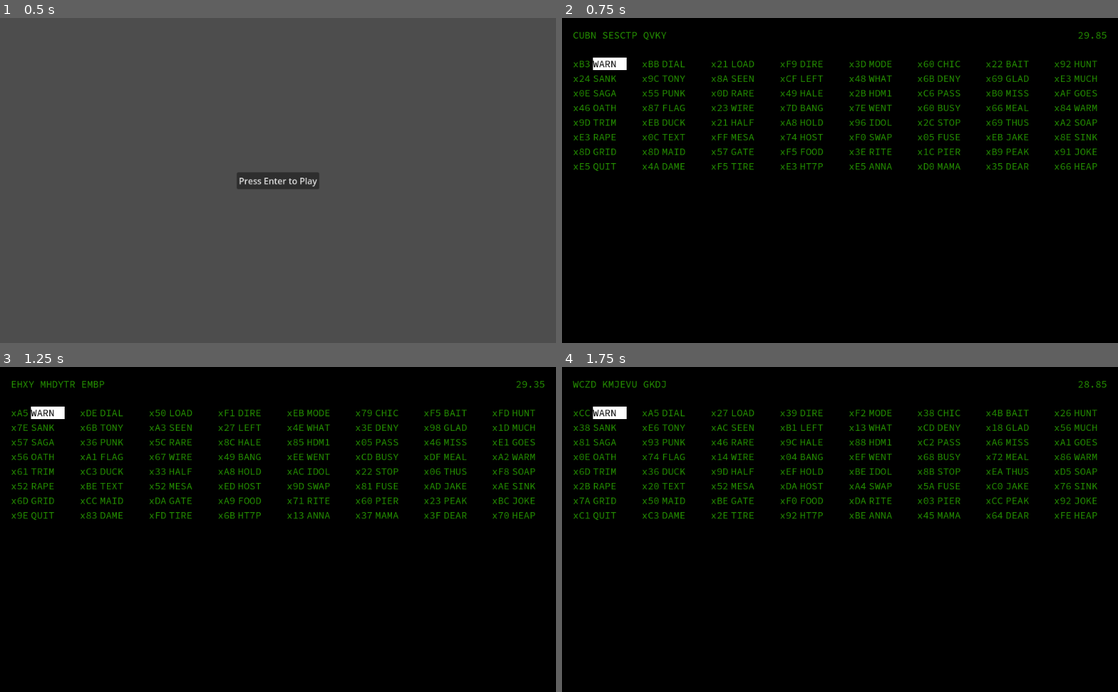
Above: before the commit, frames 1-4 (two rows, left to right).
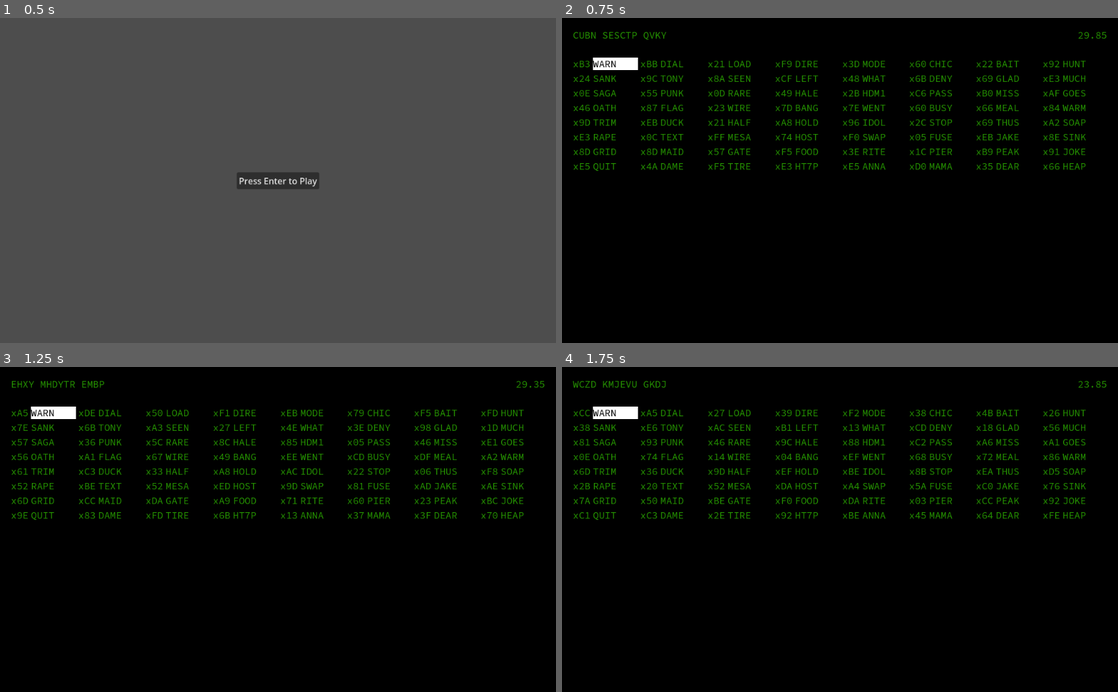
Above: after the commit, the same moments.

Repository: AlgorithmJuice/CodeBreaker
Game: Godot game, scene res://scenes/menu.tscn
Two runs of this game, one before a commit and one after it. Both use one fixed random seed, a clock stepped at 60 frames per second and the inputs below.
Inputs:
- Up to frame 1 (0.5 s): no input
- Up to frame 2 (0.75 s): click "Press Enter to Play" at 0.5 s
- Up to frame 3 (1.25 s): no input
- Up to frame 4 (1.75 s): click "WARN" at 1.25 s

Frame 1 is identical in both runs. In frame 2, 5.7% of the frame differs, in the area x 11-97%, y 12-47%; in frame 3, 5.7%; in frame 4, 5.7%.

Commit message:
added password selection logic

Diff:
--- /dev/null
+++ b/nodes/leet_button.tscn
@@ -0,0 +1,16 @@
+[gd_scene load_steps=4 format=3 uid="uid://dcxlmt5wivnct"]
+
+[ext_resource type="PackedScene" uid="uid://d0itxsbroohia" path="res://nodes/passcode_button.tscn" id="1_c4kma"]
+
+[sub_resource type="StyleBoxFlat" id="StyleBoxFlat_pc1gi"]
+bg_color = Color(0.956863, 0, 0, 1)
+
+[sub_resource type="StyleBoxFlat" id="StyleBoxFlat_0u3fh"]
+bg_color = Color(0.956863, 0, 0, 1)
+
+[node name="Container" instance=ExtResource("1_c4kma")]
+
+[node name="PasscodeButton" parent="." index="1"]
+theme_override_colors/font_disabled_color = Color(1, 0, 0, 0.498039)
+theme_override_styles/hover = SubResource("StyleBoxFlat_pc1gi")
+theme_override_styles/focus = SubResource("StyleBoxFlat_0u3fh")
--- a/scenes/game.tscn
+++ b/scenes/game.tscn
@@ -16,6 +16,7 @@
 num_words = 64
 num_leet = 2
 round_time = 30.0
+time_penalty = 5
 
 [node name="Background" type="ColorRect" parent="."]
 layout_mode = 1
@@ -27,10 +28,15 @@
 color = Color(0, 0, 0, 1)
 
 [node name="MarginContainer" type="MarginContainer" parent="."]
+layout_direction = 1
 layout_mode = 1
-anchors_preset = 15
+anchors_preset = -1
 anchor_right = 1.0
 anchor_bottom = 1.0
+offset_left = 20.0
+offset_top = 20.0
+offset_right = -20.0
+offset_bottom = -20.0
 grow_horizontal = 2
 grow_vertical = 2
 
@@ -62,7 +68,6 @@
 
 [node name="MatrixContainer" type="GridContainer" parent="MarginContainer/VerticalContainer"]
 layout_mode = 2
-theme_override_constants/h_separation = 28
 columns = 8
 
 [node name="PasscodeButton" parent="MarginContainer/VerticalContainer/MatrixContainer" instance=ExtResource("3_kodx0")]
--- a/scripts/game_controller.gd
+++ b/scripts/game_controller.gd
@@ -4,6 +4,7 @@
 @export var num_words: int
 @export var num_leet: int
 @export var round_time: float
+@export var time_penalty: int
 
 var passphrase: Array = []
 var words: Array = []
@@ -30,8 +31,37 @@
 	passphrase_label.text = display_passphrase()
 
 func _on_countdown_timer_timeout():
+	countdown_timer.wait_time = round_time
+
 	clear_matrix()
 	display_matrix()
+
+func _on_word_pressed(word):
+	var wait_time = countdown_timer.time_left - time_penalty
+
+	countdown_timer.stop()
+
+	if wait_time <= 0.0:
+		countdown_timer.wait_time = round_time
+		_on_countdown_timer_timeout()
+	else:
+		countdown_timer.wait_time = wait_time
+
+	countdown_timer.start()
+
+func _on_passcode_pressed():
+	current_round += 1
+	words = get_words()
+
+	countdown_timer.stop()
+	countdown_timer.wait_time = round_time
+	countdown_timer.start()
+
+	clear_matrix()
+	display_matrix()
+
+func _on_leet_pressed():
+	print("leet!")
 
 func get_passphrase():
 	var phrase = GameData.phrases[randi() % GameData.phrases.size()]
@@ -102,10 +132,13 @@
 
 	return selected_leets
 
-func add_passcode_button(object, text):
+func add_passcode_button(object, text, signal_connection):
 	var instance = object.instantiate()
+	var button = instance.get_node("PasscodeButton")
 
-	instance.get_node("PasscodeButton").text = text
+	button.text = text
+	button.connect("pressed", signal_connection)
+
 	matrix_container.add_child(instance)
 
 func set_default_matrix_focus():
@@ -126,10 +159,11 @@
 
 func display_matrix():
 	var password_button_root = preload("res://nodes/passcode_button.tscn")
+	var leet_button_root = preload("res://nodes/leet_button.tscn")
 
-	add_passcode_button(password_button_root, passphrase[current_round])
-	for word in words: add_passcode_button(password_button_root, word)
-	for leet in get_leets(): add_passcode_button(password_button_root, leet)
+	add_passcode_button(password_button_root, passphrase[current_round], _on_passcode_pressed)
+	for word in words: add_passcode_button(password_button_root, word, _on_word_pressed.bind(word))
+	for leet in get_leets(): add_passcode_button(leet_button_root, leet, _on_passcode_pressed)
 
 	shuffle_matrix()
 	set_default_matrix_focus()
--- a/themes/game.tres
+++ b/themes/game.tres
@@ -29,7 +29,3 @@
 Button/styles/normal = SubResource("StyleBoxEmpty_61iel")
 Button/styles/pressed = SubResource("StyleBoxFlat_llmuu")
 Label/colors/font_color = Color(0.14902, 0.588235, 0, 1)
-MarginContainer/constants/margin_bottom = 20
-MarginContainer/constants/margin_left = 20
-MarginContainer/constants/margin_right = 20
-MarginContainer/constants/margin_top = 20
